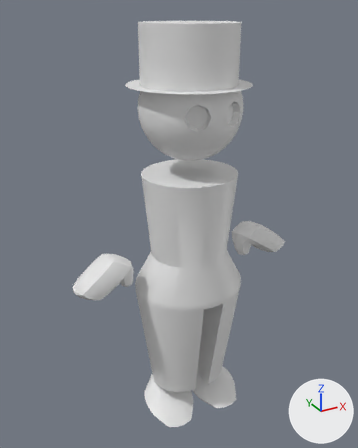
An edit to the FBX model Assets/Humanoids/NPC MALE exanple.fbx, drawn before and after from the same camera.
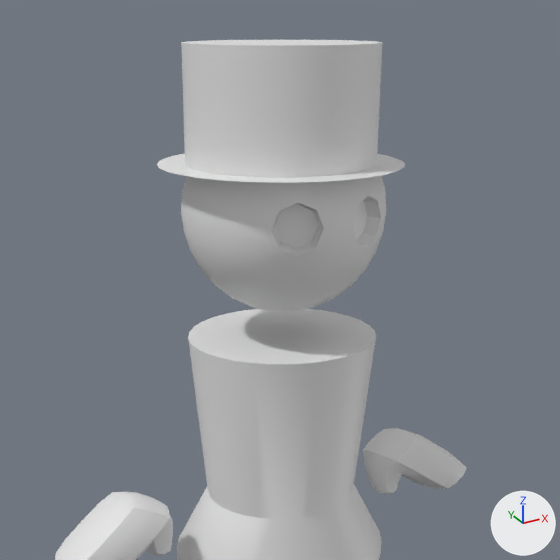
Old and new are each drawn whole from a camera (50 mm lens) standing at (-1.191, -3.198, 2.166) and looking at (-0.03, -1.088, 1.11) and again close up on the part from 12% to 93% of the width and 0% to 64% of the height. Lighting does not change. The marker at lower right points along +X, +Y and +Z. Where no turn or scale is listed for an object, it has been applied to the vertices. Vertices at the same position are counted once.
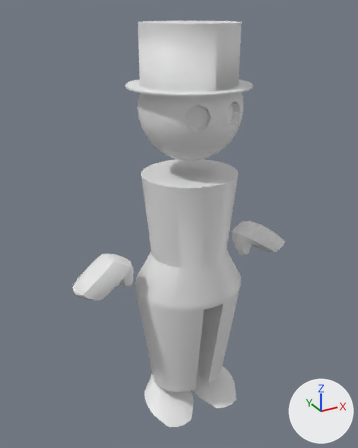
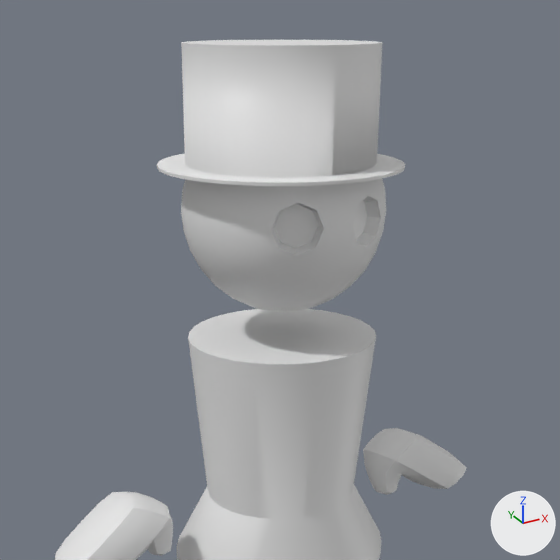
The newer file is also turned or shifted as a whole; pictures and numbers use the older file's frame.

What the commit changed:
me_circle_002 is used by ob_circle_001; location (-0.007, -1.143, 1.662).
me_circle_002 had 1267 vertices, 1196 faces and spanned x -0.63..0.64, y -0.29..0.29, z -1.7..0.44.
me_circle_002 now has 1331 vertices, 1292 faces and spans x -0.63..0.64, y -0.29..0.29, z -1.7..0.44.
Part 1, on me_circle_002:
64 vertices are added at x -0.3..0.3, y -0.29..0.29, z 0.17.
96 new faces join them.

Boxes [x1, y1, x2, y2] around the edits, measured in the close-ups (560 x 560 px):
part 1 of me_circle_002, added
    after: [157, 166, 405, 186]
